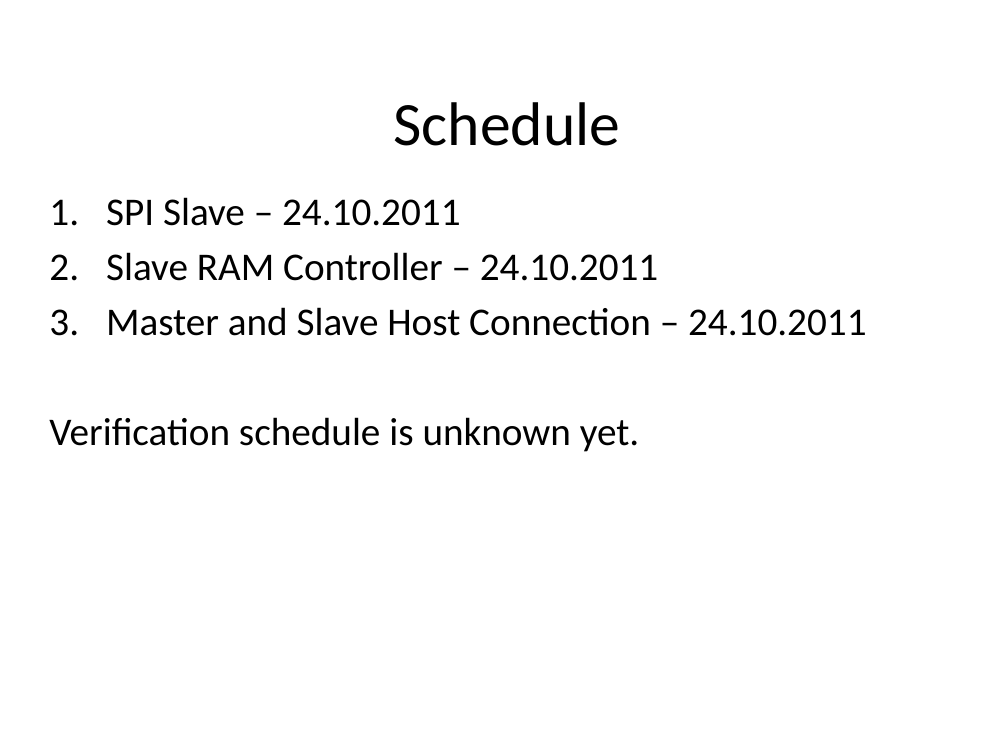
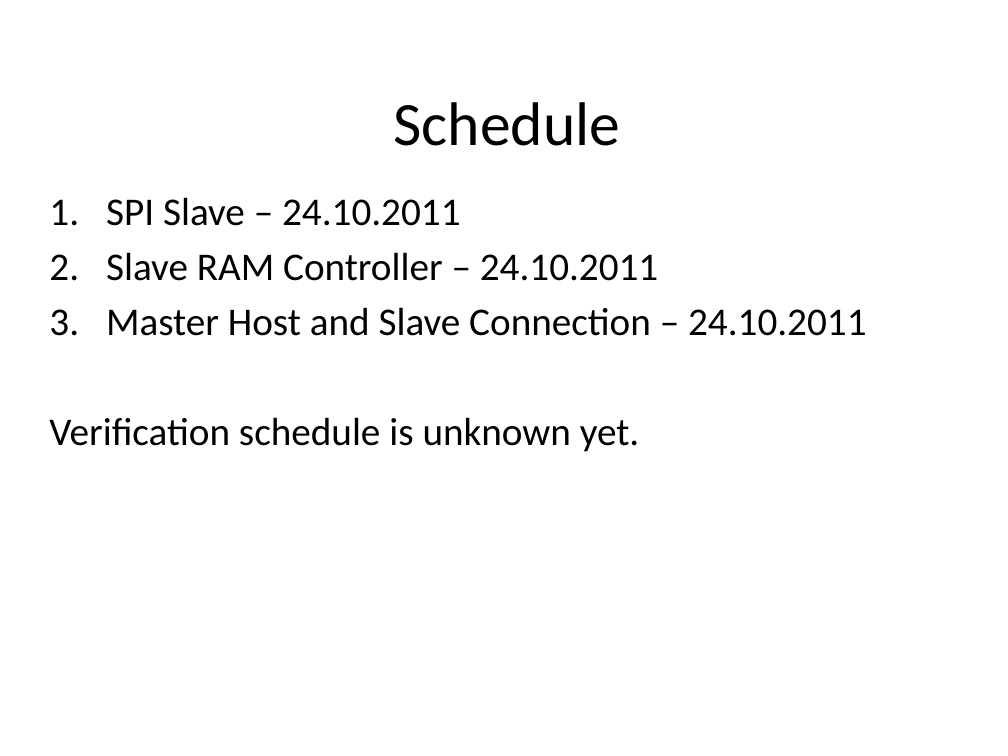
Before and after one commit to dengqingyong/vlsi-spi, a slide deck: slide 12 of Presentations/Mid_Presentation/spi_mid_presentation.pptx (slide 11 before the commit). Drawn at 1008x756 pixels with LibreOffice and Linux fonts; fonts in the diff are those of the drawing; background and template pictures are left out. Boxes give left, top, right and bottom in pixels: in the first picture for what was removed or moved away, otherwise in the second. Text is boxed around its words. In the diff, an @@ line names an element or a change of style, - is before the commit and + after.

Commit message:
1. SPI Mid Presentation update (Final Version) 2. WBS_SPI - Added support in Write to SPI Master's Registers 3. SPI Master - Added BUSY bit

```diff
--- a/Presentations/Mid_Presentation/spi_mid_presentation.pptx
+++ b/Presentations/Mid_Presentation/spi_mid_presentation.pptx
@@ subtitle at <box>106,307,866,336</box>: text changed @@
-3. Master and Slave Host Connection – 24.10.2011
+3. Master Host and Slave Connection – 24.10.2011
```
Also in this commit, not shown: 4 other slides changed, 4 slides added, 2 other files.
